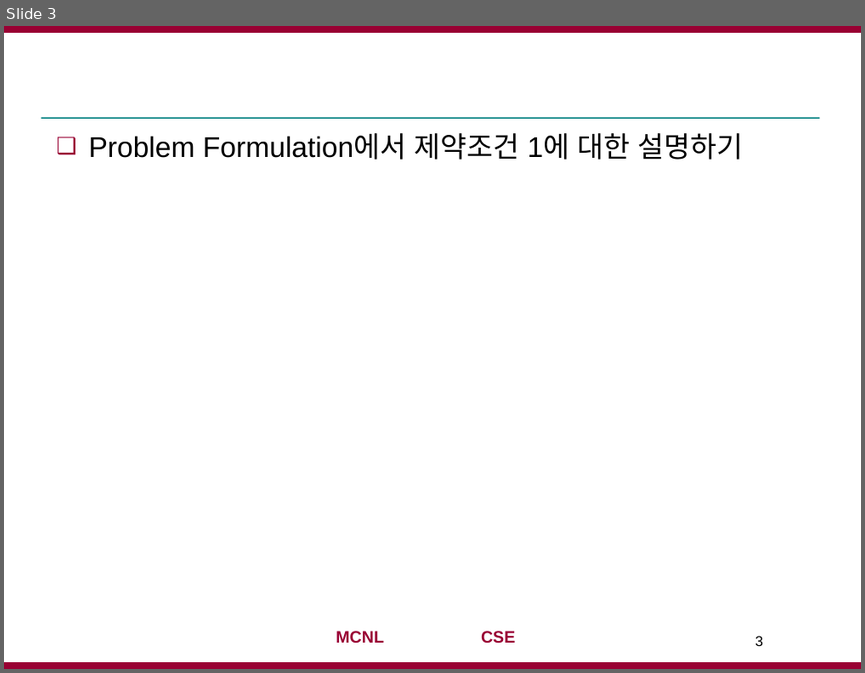
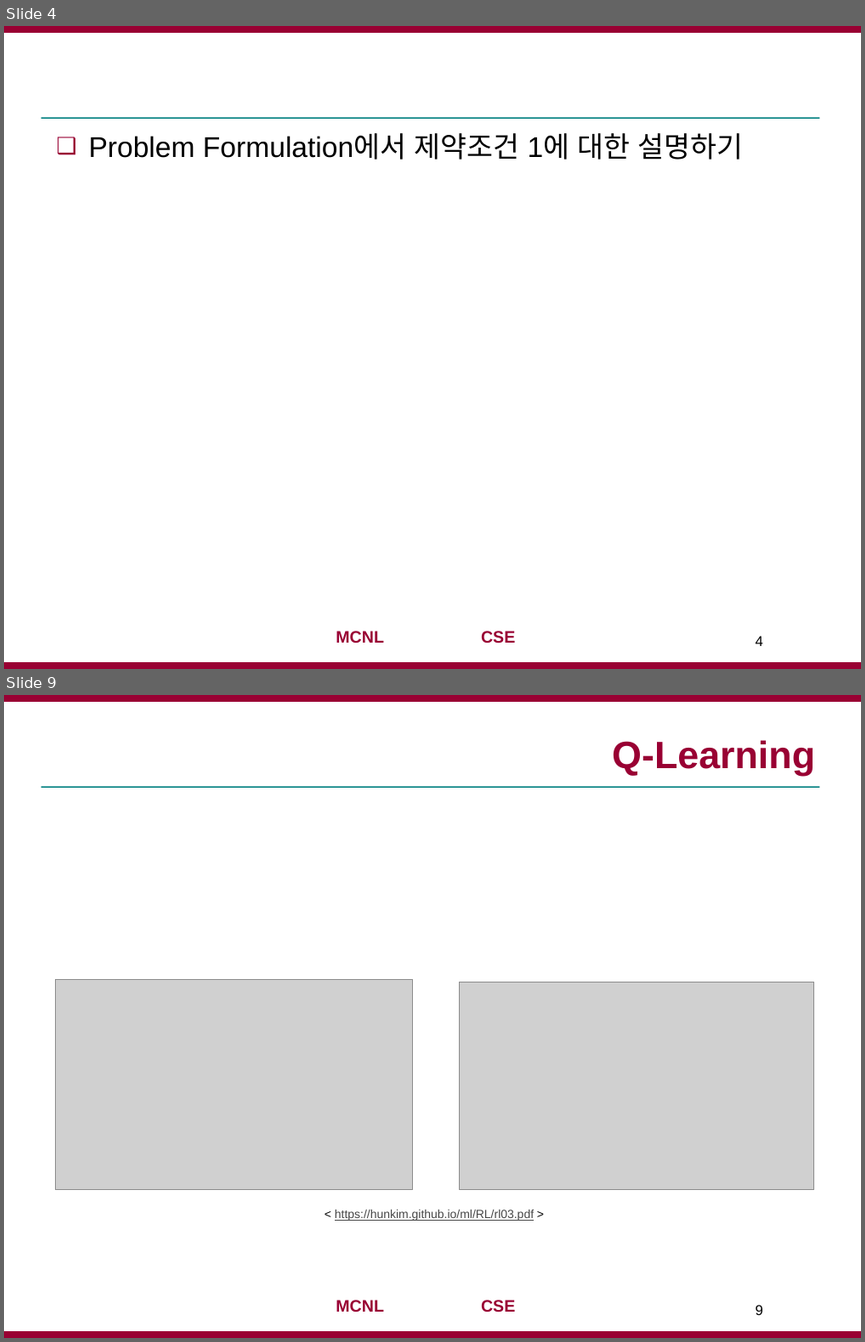
Before and after one commit to jaejunha/Paper, a slide deck: Daily(written_by_Korean)/180727.pptx. Shown one above the other, each under a label of ours: slide 3 before the commit, slides 4 and 9 after it; the slides between them are not shown. The pictures are 865x673 and 865x1342 pixels, drawn with LibreOffice and Linux fonts; fonts in the diff are those of the drawing; grey boxes stand for pictures; background and template pictures are left out. Boxes give left, top, right and bottom in pixels: in the first picture for what was removed or moved away, otherwise in the second. Text is boxed around its words. In the diff, an @@ line names an element or a change of style, - is before the commit and + after.

```diff
--- a/Daily(written_by_Korean)/180727.pptx
+++ b/Daily(written_by_Korean)/180727.pptx
@@ slide 9 added at (x1=4, y1=695, x2=861, y2=1338), background #FFFFFF; not listed: 4 template elements that a slide beside it also shows @@
@@ title added at (x1=612, y1=740, x2=815, y2=776), 32 pt, text #990033, bold @@
+Q-Learning
@@ picture added at (x1=55, y1=980, x2=412, y2=1190) @@
@@ picture added at (x1=459, y1=982, x2=814, y2=1190) @@
@@ text added at (x1=335, y1=1209, x2=534, y2=1220), 10 pt, text #474747, underline @@
+< https://hunkim.github.io/ml/RL/rl03.pdf >
@@ page number added at (x1=755, y1=1304, x2=763, y2=1315), 12 pt, text #000000 @@
+9
@@ what was slide 3 is now slide 4 @@
@@ page number at (x1=755, y1=635, x2=763, y2=646): text changed @@
-3
+4
```
Also in this commit, not shown: 2 slides changed, 7 other slides added, 4 slides removed, 1 other file.
